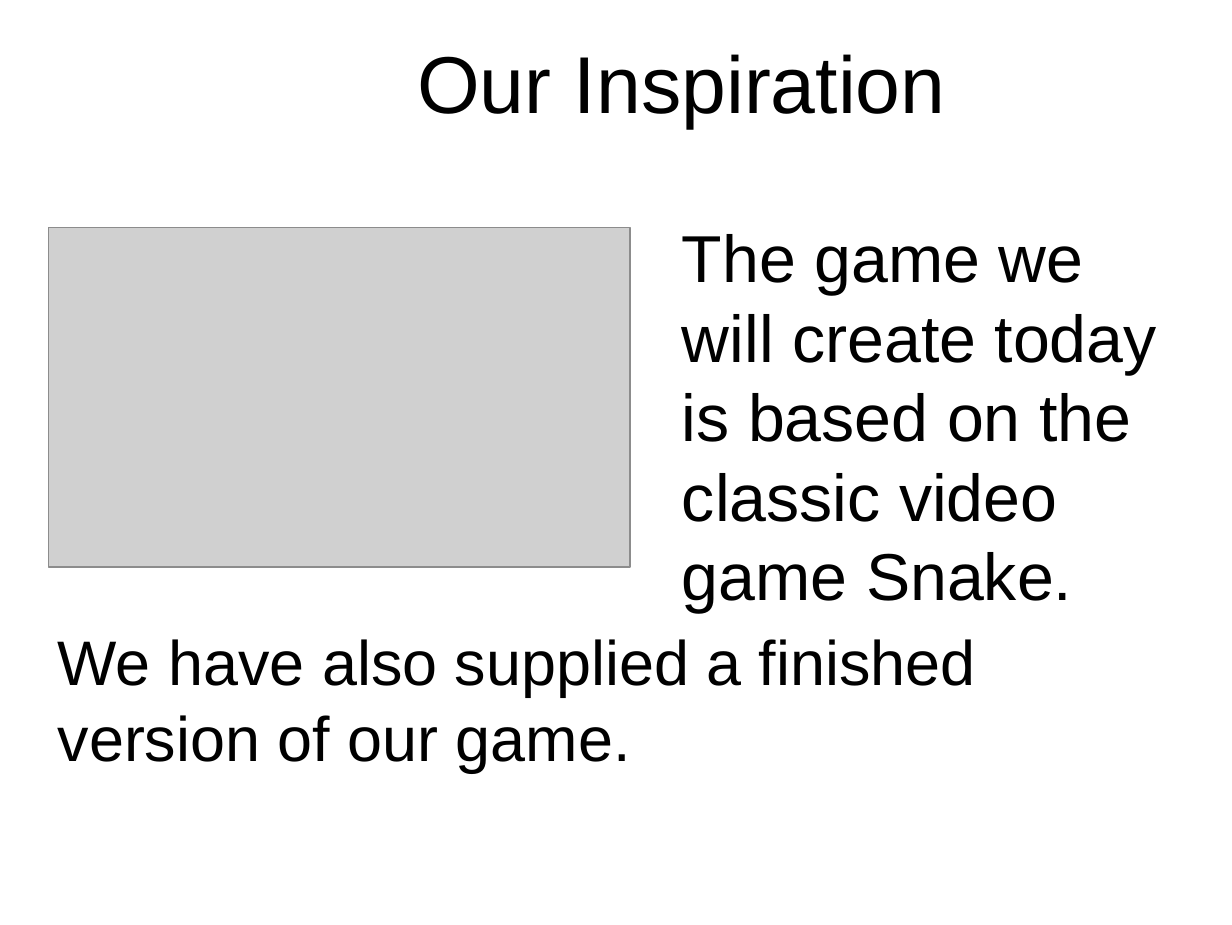
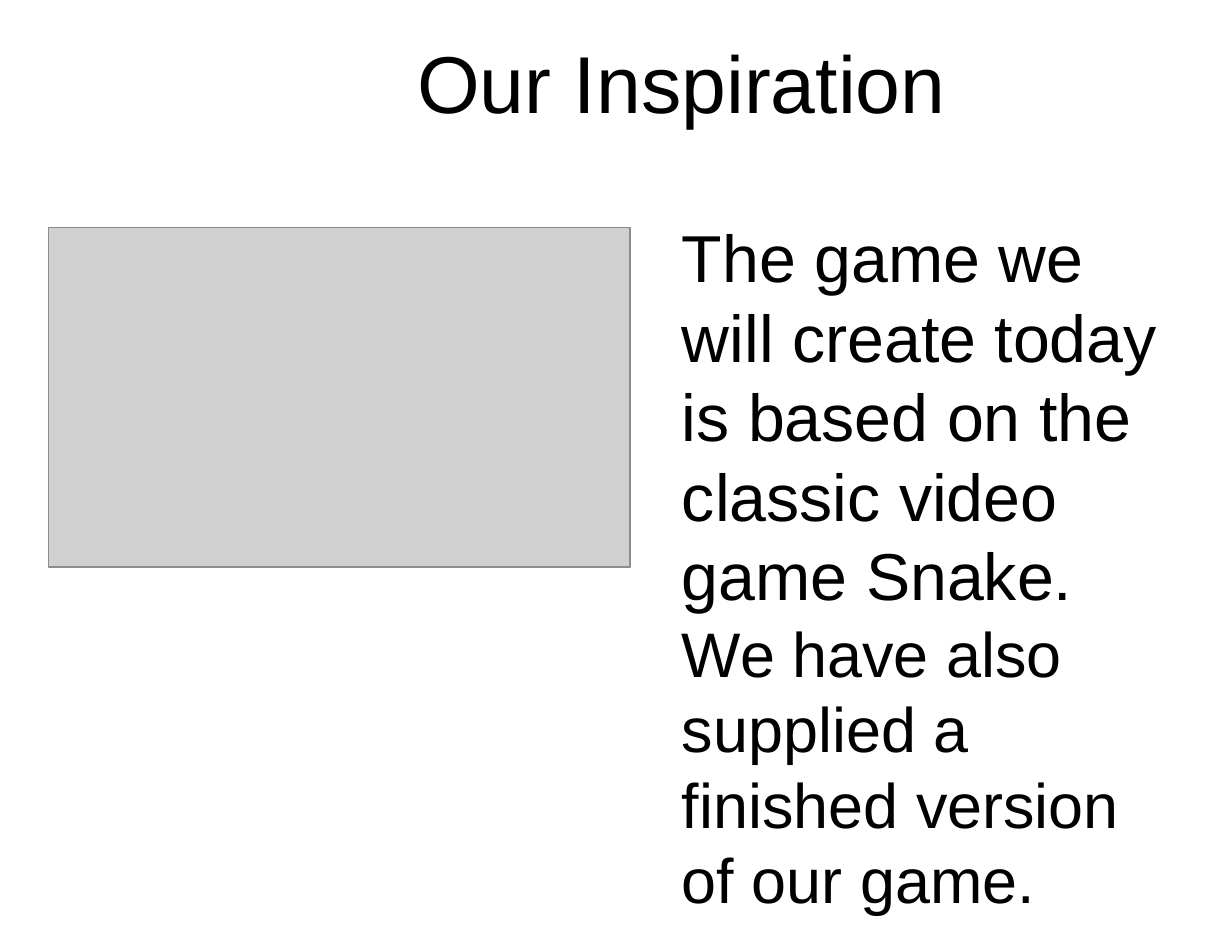
Before and after one commit to originalgrego/Slithers, a slide deck: slide 4 of Slithers - Explorathon 2018.odp. Drawn at 1232x925 pixels with LibreOffice and Linux fonts; fonts in the diff are those of the drawing; grey boxes stand for pictures; background and template pictures are left out. Boxes give left, top, right and bottom in pixels: in the first picture for what was removed or moved away, otherwise in the second. Text is boxed around its words. In the diff, an @@ line names an element or a change of style, - is before the commit and + after.

Commit message:
Updating the draw code to always use the drawImage function when possible. Also update the starter project and slideshow to make code copying a little easier. More updates to the presentation to make it more clear

```diff
--- a/Slithers - Explorathon 2018.odp
+++ b/Slithers - Explorathon 2018.odp
@@ text at [682, 234, 1157, 915]: text changed @@
-The game we will create today is based on the classic video game Snake.
+The game we will create today is based on the classic video game Snake. We have also supplied a finished version of our game.
@@ text removed at [58, 639, 976, 772] @@
-We have also supplied a finished version of our game.
```
Also in this commit, not shown: 13 other slides changed, 2 other files.
